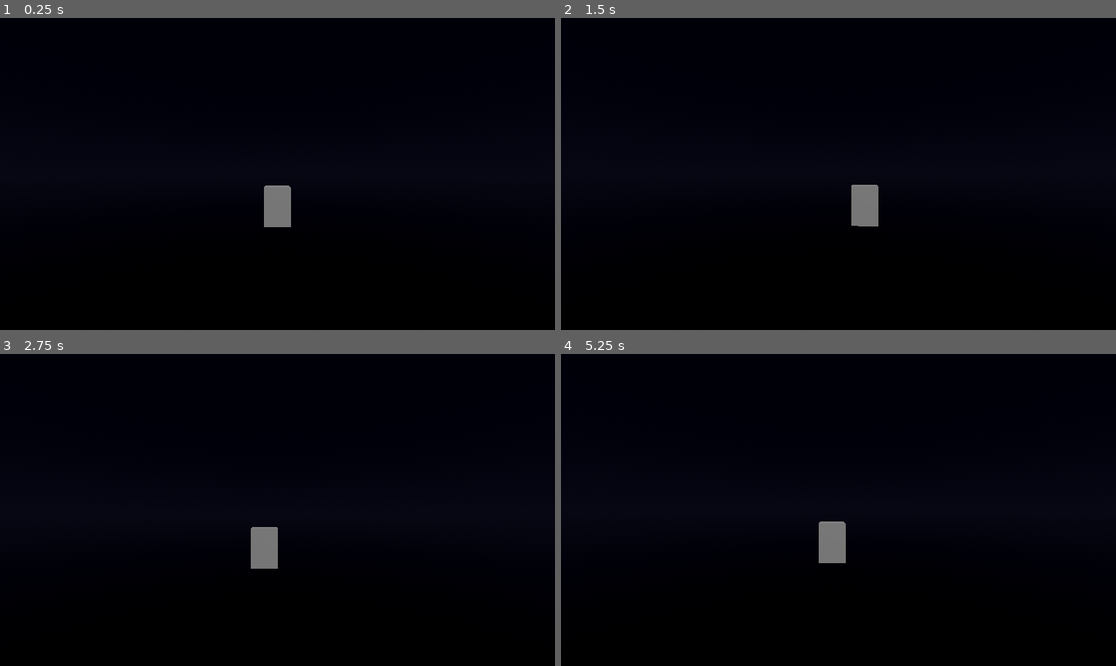
Above: before the commit, frames 1-4 (two rows, left to right).
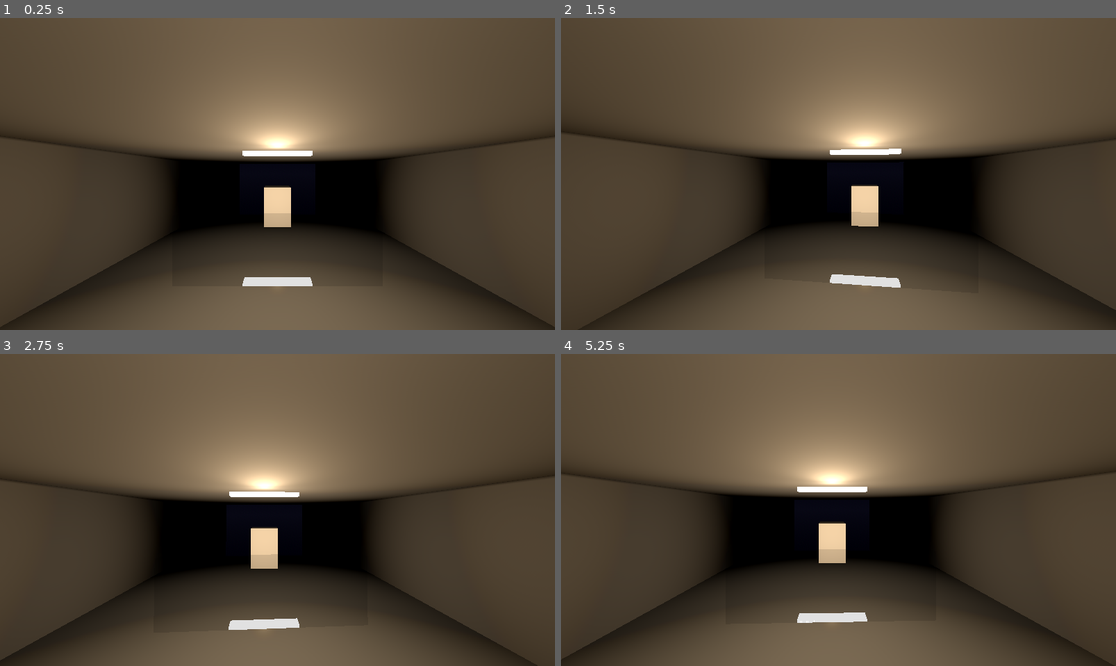
Above: after the commit, the same moments.

Repository: cbcom-wq/whoknows
Game: Godot game, scene res://scenes/flight_test.tscn
The game is run twice, just before and just after one commit, with the same random seed, the same clock (stepped at 60 frames per second) and the same inputs. The project has no main scene, so this scene is started directly.
Inputs (mouse positions are in pixels of both pictures, inside the frame that each line leads up to):
- Up to frame 1 (0.25 s): no input
- Up to frame 2 (1.5 s): tap Enter at 0.5 s; move the mouse to (866, 174) at 0.52 s; hold Shift 0.53-1.28 s; click (866, 174) at 0.67 s; tap Space at 1.25 s; move the mouse to (810, 174) at 1.27 s; tap Alt at 1.35 s; click (810, 174) at 1.42 s
- Up to frame 3 (2.75 s): tap Enter at 2 s; move the mouse to (288, 503) at 2.02 s; tap Ctrl at 2.1 s; click (288, 503) at 2.17 s
- Up to frame 4 (5.25 s): tap Space at 2.75, 4.25 s; move the mouse to (832, 516) at 2.77 s; tap Shift at 2.85 s; click (832, 516) at 2.92 s; tap Enter at 3.5 s; move the mouse to (877, 513) at 3.52 s; tap Alt at 3.6 s; click (877, 513) at 3.67 s; move the mouse to (794, 506) at 4.27 s; tap Ctrl at 4.35 s; click (794, 506) at 4.42 s; move the mouse to (844, 510) at 5.02 s; hold Shift from 5.03 s (still down); click (844, 510) at 5.17 s

The runs differ from the first frame. In frame 1, 91% of the frame differs, in the area x 0-100%, y 0-100%; in frame 2, 91%; in frame 3, 91%; in frame 4, 91%.

Commit message:
feat: make the interior visible and space frictionless
Task 6b, addressing Task 6 review's two go/no-go blockers:

Problem 1 (invisible interior): adds one MeshInstance3D per interior
collider (floor, ceiling, both WallN pillars, all four walls, the
window's sealing pane) matching that collider's size and position
exactly. Flat-shaded low-poly per SS11, no textures -- a dark desaturated
wall material, a shade-lighter deck material, and a transparent window
pane. Three OmniLight3D practicals along the ceiling with warm-neutral
colour, modest range, and shadows on, each with a small emissive strip
mesh so the source is visible. A render-layer scheme (3d_render/layer_1
'exterior', layer_2 'interior' in project.godot) keeps the exterior
DirectionalLight3D and the new interior practicals from crossing --
verified the sky sphere's unshaded material makes its own layer
placement moot for lighting purposes, confirmed empirically rather than
assumed.

Problem 2 (space has drag): zeroes 3d/default_linear_damp and
3d/default_angular_damp in project.godot (default_gravity was already
0.0). Verified numerically, not by reading the setting: gave the hull a
velocity and ran 600 physics ticks with zero thrust -- velocity is now
bit-for-bit unchanged (delta magnitude 0.0), versus a ~63% decay over
the same run with the old 0.1/0.1 defaults reinstated as a contrast.
Had to isolate this from FlightComputer's assist, which by design
counter-thrusts to cancel drift when there's no pilot input -- an
unrelated system that would otherwise mask the measurement.

Co-Authored-By: Claude Opus 5 <noreply@anthropic.com>

Diff:
--- a/who-knows/project.godot
+++ b/who-knows/project.godot
@@ -43,6 +43,11 @@
 3d_physics/layer_2="interior_geometry"
 3d_physics/layer_3="avatar"
 
+3d_render/layer_1="exterior"
+3d_render/layer_2="interior"
+
 [physics]
 
 3d/default_gravity=0.0
+3d/default_linear_damp=0.0
+3d/default_angular_damp=0.0
--- a/who-knows/scenes/flight_test.tscn
+++ b/who-knows/scenes/flight_test.tscn
@@ -80,6 +80,40 @@
 radius = 500.0
 height = 1000.0
 
+[sub_resource type="BoxMesh" id="BoxMesh_slab"]
+size = Vector3(6, 0.2, 10)
+
+[sub_resource type="BoxMesh" id="BoxMesh_wall_ns"]
+size = Vector3(6, 2, 0.2)
+
+[sub_resource type="BoxMesh" id="BoxMesh_wall_ew"]
+size = Vector3(0.2, 2, 10)
+
+[sub_resource type="BoxMesh" id="BoxMesh_wall_pillar"]
+size = Vector3(1.5, 2, 0.2)
+
+[sub_resource type="BoxMesh" id="BoxMesh_window"]
+size = Vector3(3, 2, 0.2)
+
+[sub_resource type="StandardMaterial3D" id="StandardMaterial3D_wall"]
+albedo_color = Color(0.11, 0.115, 0.125, 1)
+
+[sub_resource type="StandardMaterial3D" id="StandardMaterial3D_deck"]
+albedo_color = Color(0.19, 0.195, 0.2, 1)
+
+[sub_resource type="StandardMaterial3D" id="StandardMaterial3D_window"]
+transparency = 1
+albedo_color = Color(0.55, 0.65, 0.7, 0.12)
+
+[sub_resource type="BoxMesh" id="BoxMesh_light_strip"]
+size = Vector3(1, 0.06, 0.2)
+
+[sub_resource type="StandardMaterial3D" id="StandardMaterial3D_light_strip"]
+albedo_color = Color(1, 0.92, 0.8, 1)
+emission_enabled = true
+emission = Color(1, 0.85, 0.55, 1)
+emission_energy_multiplier = 2.0
+
 [node name="FlightTest" type="Node3D"]
 
 [node name="WorldEnvironment" type="WorldEnvironment" parent="."]
@@ -88,6 +122,7 @@
 [node name="DirectionalLight3D" type="DirectionalLight3D" parent="."]
 rotation_degrees = Vector3(-45, 30, 0)
 shadow_enabled = true
+light_cull_mask = 1
 
 [node name="Ship" type="Node3D" parent="."]
 script = ExtResource("1_ship")
@@ -96,6 +131,7 @@
 mass = 42000.0
 
 [node name="Hull" type="MeshInstance3D" parent="Ship/Exterior"]
+layers = 1
 mesh = SubResource("BoxMesh_hull")
 
 [node name="Collider" type="CollisionShape3D" parent="Ship/Exterior"]
@@ -119,6 +155,11 @@
 [node name="CollisionShape3D" type="CollisionShape3D" parent="Ship/Interior/Floor"]
 shape = SubResource("BoxShape3D_slab")
 
+[node name="MeshInstance3D" type="MeshInstance3D" parent="Ship/Interior/Floor"]
+layers = 2
+mesh = SubResource("BoxMesh_slab")
+material_override = SubResource("StandardMaterial3D_deck")
+
 [node name="Ceiling" type="StaticBody3D" parent="Ship/Interior"]
 position = Vector3(0, 2.1, 0)
 collision_layer = 2
@@ -126,6 +167,11 @@
 
 [node name="CollisionShape3D" type="CollisionShape3D" parent="Ship/Interior/Ceiling"]
 shape = SubResource("BoxShape3D_slab")
+
+[node name="MeshInstance3D" type="MeshInstance3D" parent="Ship/Interior/Ceiling"]
+layers = 2
+mesh = SubResource("BoxMesh_slab")
+material_override = SubResource("StandardMaterial3D_wall")
 
 [node name="WallN" type="StaticBody3D" parent="Ship/Interior"]
 position = Vector3(0, 1, -5)
@@ -140,13 +186,24 @@
 position = Vector3(2.25, 0, 0)
 shape = SubResource("BoxShape3D_wall_pillar")
 
+[node name="MeshInstance3D_L" type="MeshInstance3D" parent="Ship/Interior/WallN"]
+layers = 2
+position = Vector3(-2.25, 0, 0)
+mesh = SubResource("BoxMesh_wall_pillar")
+material_override = SubResource("StandardMaterial3D_wall")
+
+[node name="MeshInstance3D_R" type="MeshInstance3D" parent="Ship/Interior/WallN"]
+layers = 2
+position = Vector3(2.25, 0, 0)
+mesh = SubResource("BoxMesh_wall_pillar")
+material_override = SubResource("StandardMaterial3D_wall")
+
 [node name="Window" type="StaticBody3D" parent="Ship/Interior"]
 # Physically seals the 3m gap left between WallN's two pillars. Without
 # this, the gap in the collider is a gap the avatar can walk (or crawl)
-# straight through — the interior shell has no visual wall meshes at all
-# yet, so nothing else would stop them from stepping into deep interior
-# space. Sealed floor-to-ceiling; see task-6-report.md for why this and
-# WallN's pillars aren't a single centered 3m x 1.5m cutout.
+# straight through into deep interior space, with no floor beyond z=-5 to
+# catch them. Sealed floor-to-ceiling; see task-6-report.md for why this
+# and WallN's pillars aren't a single centered 3m x 1.5m cutout.
 position = Vector3(0, 1, -5)
 collision_layer = 2
 collision_mask = 0
@@ -154,6 +211,15 @@
 [node name="CollisionShape3D" type="CollisionShape3D" parent="Ship/Interior/Window"]
 shape = SubResource("BoxShape3D_window")
 
+[node name="MeshInstance3D" type="MeshInstance3D" parent="Ship/Interior/Window"]
+# Transparent glass, not the seal — collision still comes entirely from
+# the CollisionShape3D above. cast_shadow off so the pane doesn't throw
+# an opaque shadow rectangle across the deck from the ceiling practicals.
+layers = 2
+cast_shadow = 0
+mesh = SubResource("BoxMesh_window")
+material_override = SubResource("StandardMaterial3D_window")
+
 [node name="WallS" type="StaticBody3D" parent="Ship/Interior"]
 position = Vector3(0, 1, 5)
 collision_layer = 2
@@ -162,6 +228,11 @@
 [node name="CollisionShape3D" type="CollisionShape3D" parent="Ship/Interior/WallS"]
 shape = SubResource("BoxShape3D_wall_ns")
 
+[node name="MeshInstance3D" type="MeshInstance3D" parent="Ship/Interior/WallS"]
+layers = 2
+mesh = SubResource("BoxMesh_wall_ns")
+material_override = SubResource("StandardMaterial3D_wall")
+
 [node name="WallE" type="StaticBody3D" parent="Ship/Interior"]
 position = Vector3(3, 1, 0)
 collision_layer = 2
@@ -170,6 +241,11 @@
 [node name="CollisionShape3D" type="CollisionShape3D" parent="Ship/Interior/WallE"]
 shape = SubResource("BoxShape3D_wall_ew")
 
+[node name="MeshInstance3D" type="MeshInstance3D" parent="Ship/Interior/WallE"]
+layers = 2
+mesh = SubResource("BoxMesh_wall_ew")
+material_override = SubResource("StandardMaterial3D_wall")
+
 [node name="WallW" type="StaticBody3D" parent="Ship/Interior"]
 position = Vector3(-3, 1, 0)
 collision_layer = 2
@@ -177,6 +253,55 @@
 
 [node name="CollisionShape3D" type="CollisionShape3D" parent="Ship/Interior/WallW"]
 shape = SubResource("BoxShape3D_wall_ew")
+
+[node name="MeshInstance3D" type="MeshInstance3D" parent="Ship/Interior/WallW"]
+layers = 2
+mesh = SubResource("BoxMesh_wall_ew")
+material_override = SubResource("StandardMaterial3D_wall")
+
+[node name="CeilingLight1" type="OmniLight3D" parent="Ship/Interior"]
+# Practicals per §11 — dim, pooled light with shadowed corners, not a
+# flat ambient wash. Three fixtures spaced along the room's long axis
+# (z), deliberately not reaching the window (z=-5) or the back wall
+# (z=5), so both ends stay dim. cull_mask restricted to the interior
+# render layer so this can never bleed onto exterior geometry.
+position = Vector3(0, 1.9, -3)
+light_color = Color(1, 0.87, 0.7, 1)
+light_energy = 4.0
+light_cull_mask = 2
+shadow_enabled = true
+omni_range = 4.5
+
+[node name="Strip" type="MeshInstance3D" parent="Ship/Interior/CeilingLight1"]
+layers = 2
+mesh = SubResource("BoxMesh_light_strip")
+material_override = SubResource("StandardMaterial3D_light_strip")
+
+[node name="CeilingLight2" type="OmniLight3D" parent="Ship/Interior"]
+position = Vector3(0, 1.9, 0)
+light_color = Color(1, 0.87, 0.7, 1)
+light_energy = 4.0
+light_cull_mask = 2
+shadow_enabled = true
+omni_range = 4.5
+
+[node name="Strip" type="MeshInstance3D" parent="Ship/Interior/CeilingLight2"]
+layers = 2
+mesh = SubResource("BoxMesh_light_strip")
+material_override = SubResource("StandardMaterial3D_light_strip")
+
+[node name="CeilingLight3" type="OmniLight3D" parent="Ship/Interior"]
+position = Vector3(0, 1.9, 3)
+light_color = Color(1, 0.87, 0.7, 1)
+light_energy = 4.0
+light_cull_mask = 2
+shadow_enabled = true
+omni_range = 4.5
+
+[node name="Strip" type="MeshInstance3D" parent="Ship/Interior/CeilingLight3"]
+layers = 2
+mesh = SubResource("BoxMesh_light_strip")
+material_override = SubResource("StandardMaterial3D_light_strip")
 
 [node name="SkyPivot" type="Node3D" parent="Ship/Interior"]
 # Visual only, no collider. Left at the default local transform (identity)
@@ -185,6 +310,7 @@
 # 5km interior-slot offset never displaces it.
 
 [node name="SkySphere" type="MeshInstance3D" parent="Ship/Interior/SkyPivot"]
+layers = 2
 mesh = SubResource("SphereMesh_sky")
 
 [node name="SeatMarker" type="Marker3D" parent="Ship/Interior"]
@@ -202,6 +328,7 @@
 shape = SubResource("BoxShape3D_seat")
 
 [node name="MeshInstance3D" type="MeshInstance3D" parent="Ship/Interior/PilotSeat"]
+layers = 2
 position = Vector3(0, 0.6, 0)
 mesh = SubResource("BoxMesh_seat")
 
Not shown: 1 places in who-knows/scenes/flight_test.tscn that only renumber resources
